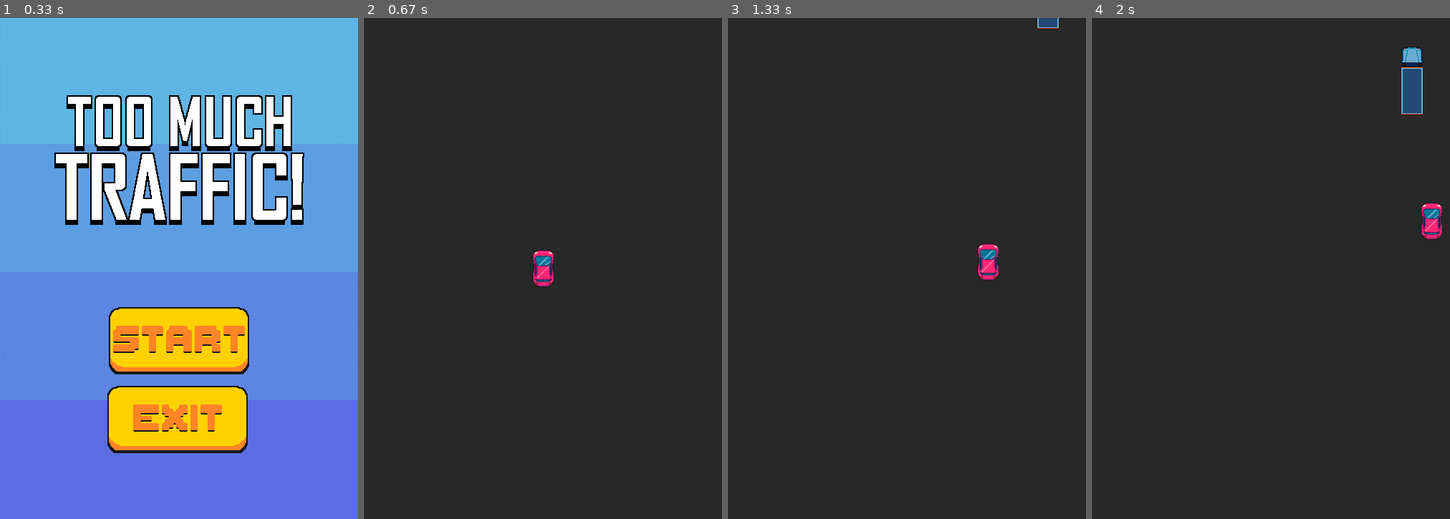
Above: before the commit, frames 1-4 (left to right).
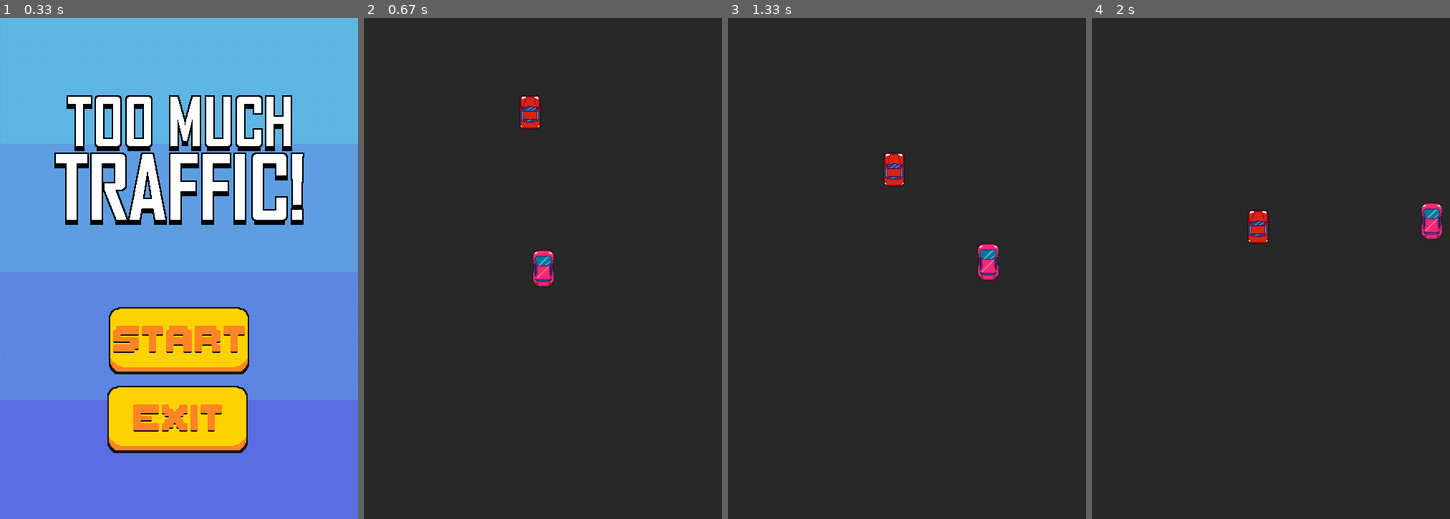
Above: after the commit, the same moments.

Repository: hasanfarhan33/tooMuchTrafficPyGame
Game: pygame game, started from main.py
The game is run twice, just before and just after one commit, with the same random seed, the same clock (stepped at 60 frames per second) and the same inputs.
Inputs (mouse positions are in pixels of both pictures, inside the frame that each line leads up to):
- Up to frame 1 (0.33 s): no input
- Up to frame 2 (0.67 s): click (543, 338) at 0.38 s
- Up to frame 3 (1.33 s): hold D 0.67-1.13 s; hold W from 1.17 s (still down)
- Up to frame 4 (2 s): release W at 1.47 s; hold D 1.5-1.97 s

Frame 1 is identical in both runs. In frame 2, 0.4% of the frame differs, in the area x 43-50%, y 15-23%; in frame 3, 0.5%; in frame 4, 1.1%, in the area x 43-93%, y 5-45%.

Commit message:
added road texture and more vehicles

Diff:
--- a/TrafficVehicle.py
+++ b/TrafficVehicle.py
@@ -2,11 +2,12 @@
 import random
 
 class TrafficVehicle:
-    def __init__(self, x, y, imageDirectory):
-        self.trafficVehicleImage = pygame.image.load(imageDirectory).convert_alpha()
+    def __init__(self, x, y):
+        vehicleArray = ["images/Vehicles/truck.png", "images/Vehicles/redCar.png", "images/Vehicles/blueCar.png", "images/Vehicles/purpleCar.png"]
+        selectedDirectory = random.choice(vehicleArray)
+        self.trafficVehicleImage = pygame.image.load(selectedDirectory).convert_alpha()
         self.trafficVehicleImageRect = self.trafficVehicleImage.get_rect(center = (x, y))
-        self.deltaY = random.randint(1, 4)
-        self.passed = False
+        self.deltaY = 2
 
     def draw(self, screen):
         screen.blit(self.trafficVehicleImage, self.trafficVehicleImageRect)
--- a/main.py
+++ b/main.py
@@ -54,23 +54,22 @@
                 2, 0, 0, "images/Vehicles/playerCar.png")
 
 # TRAFFIC
-trafficVehicles = ["images/Vehicles/truck.png", "images/Vehicles/redCar.png"]
+# trafficVehicles = ["images/Vehicles/truck.png", "images/Vehicles/redCar.png"]
 
-def spawnTraffic(trafficArray):
-    # Vehicle at random x but fixed y
-    selectedCar = random.choice(trafficArray)
-    selectedCar = TrafficVehicle(random.randint(100, screenWidth - 50), -200, selectedCar)
+# def spawnTraffic(trafficArray):
+#     # Vehicle at random x but fixed y
+#     selectedCar = random.choice(trafficArray)
+#     selectedCar = TrafficVehicle(random.randint(100, screenWidth - 50), -200, selectedCar)
 
-    return selectedCar
+#     return selectedCar
+
+trafficVehicle = TrafficVehicle(random.randint(100, screenWidth - 50), 100)
 
 # truck = Truck(100, 100, "images/Vehicles/truck.png")
 # redCar = RedCar(200, 200, "images/Vehicles/redCar.png")
 
 # trafficVehicles.append(truck)
 # trafficVehicles.append(redCar)
-
-# selectedCar = random.choice(trafficVehicles)
-selectedCar = spawnTraffic(trafficVehicles)
 
 gameState = 0
 
@@ -130,16 +129,27 @@
     elif gameState == 1:
         # TODO: ADD ROAD INSTEAD OF COLOR
         screen.fill((40, 40, 40))
+
+
+        # roadTile = pygame.image.load("images/roadTexture.png").convert_alpha()
+        # roadTileRect = roadTile.get_rect(topleft = (0, 0))
+        # screen.blit(roadTile, roadTileRect)
+
         # ADDING THE CAR TO THE SCREEN
         playerCar.draw(screen)
 
-        selectedCar.draw(screen)
+        # SPAWNING TRAFFIC
+        # trafficVehicle = TrafficVehicle(random.randint(100, screenWidth - 50), -200)
+
+        trafficVehicle.draw(screen)
+
 
         # print(playerCar.deltaX)
         # print(playerCar.accelX)
 
         playerCar.update(screen)
-        selectedCar.update(screen)
+        trafficVehicle.update(screen)
+
 
     pygame.display.update()
     clock.tick(60)
Binary file added: images/Vehicles/blueCar.png
Binary file added: images/Vehicles/purpleCar.png
Binary file added: images/roadTexture.png
